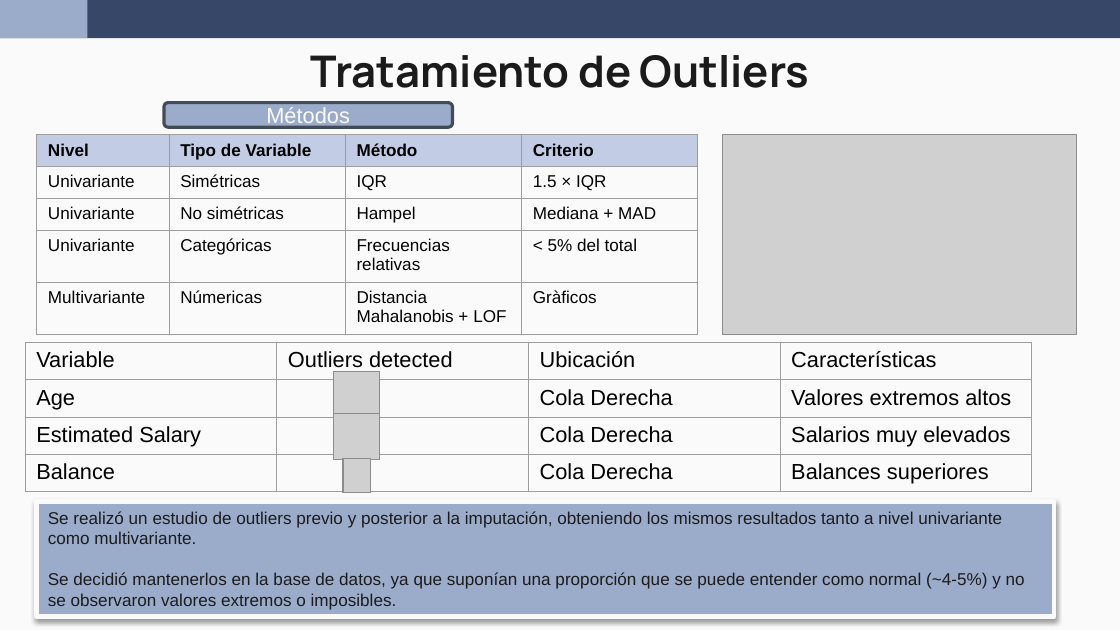
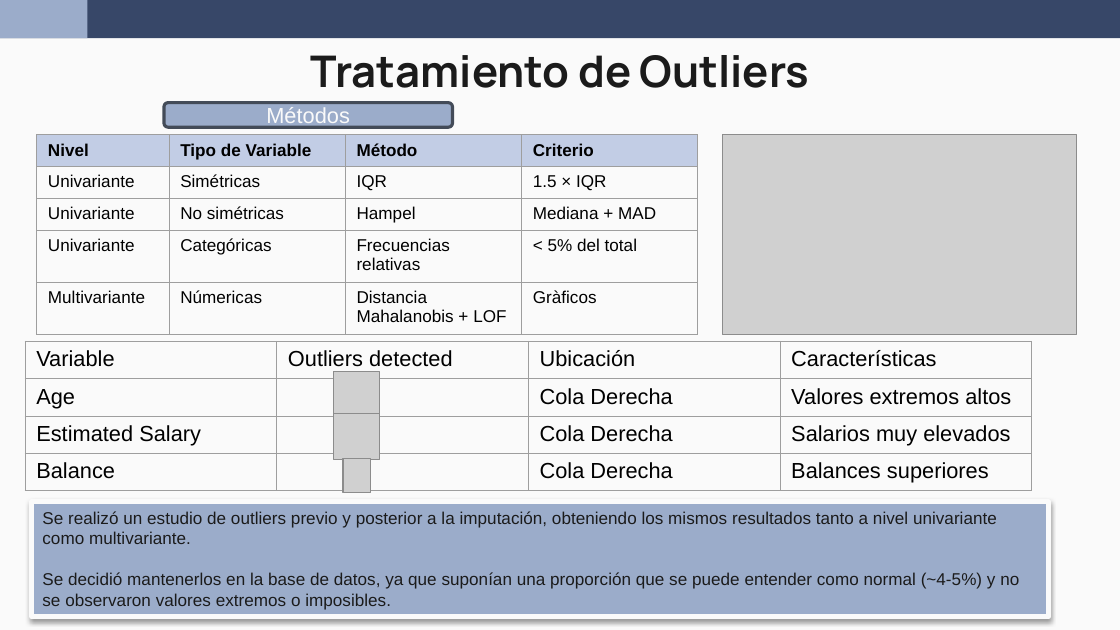
Before and after one commit to wen2111/Mineria, a slide deck: slide 5 of Entrega_2/00.REPORTE/Reporte_Grupo5.pptx. Drawn at 1120x630 pixels with LibreOffice and Linux fonts; fonts in the diff are those of the drawing; grey boxes stand for pictures. Boxes give left, top, right and bottom in pixels: in the first picture for what was removed or moved away, otherwise in the second. Text is boxed around its words. In the diff, an @@ line names an element or a change of style, - is before the commit and + after.

```diff
--- a/Entrega_2/00.REPORTE/Reporte_Grupo5.pptx
+++ b/Entrega_2/00.REPORTE/Reporte_Grupo5.pptx
@@ rectangle "Se realizó un estudio de ..." moved from (x1=37, y1=502, x2=1054, y2=617) to (x1=31, y1=502, x2=1048, y2=617) @@
```
Also in this commit, not shown: 5 other slides changed, 2 slides added, 1 slide removed, 1 other file.
